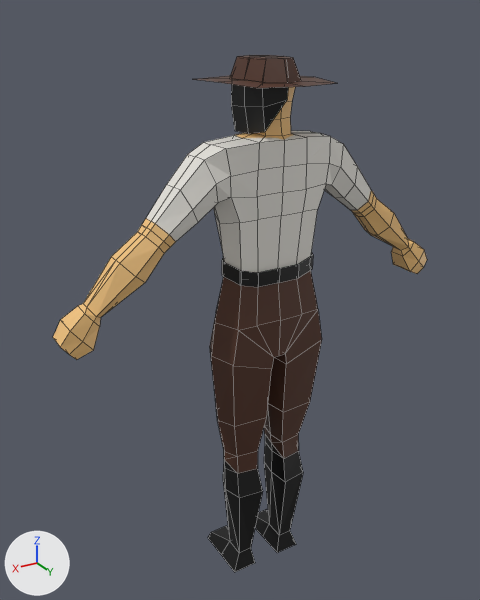
Renders of the Blender file meshes/enemies/bosses/mayor.blend from each side of a commit.
The view is the same before and after, from a camera (50 mm lens) standing at (1.019, 1.588, 1.784) and looking at (0.036, -0.05, 0.965). Arrows for +X, +Y and +Z are at lower left; the lights stay in place. Mesh edges are drawn as thin lines.

Objects in the first picture: 'Character', 'hat'.
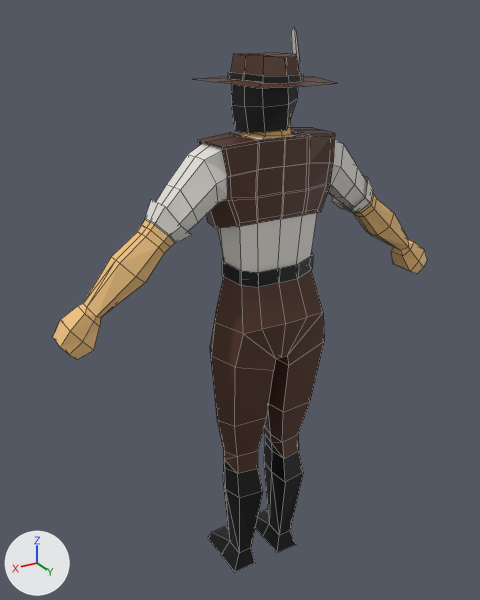
Changed parts and their boxes [x1, y1, x2, y2] in the pictures (480 x 600 px; the box of a moved part takes in the faces that stretch with it):
'Character', reshaped (7% shorter): before [53, 87, 427, 572]; after [53, 122, 427, 572]
'hat', reshaped (34% taller): before [194, 55, 335, 134]; after [194, 28, 335, 134]
part 1 of me_cube_002, added (brown): after [198, 128, 335, 228]
part 2 of me_cube_002, added: after [332, 176, 373, 212]
part 3 of me_cube_002, added: after [145, 200, 191, 243]
part 4 of me_cube_002, moved or reshaped: before [211, 270, 322, 427]; after [211, 269, 324, 427]
part 5 of me_cube_001, added (black): after [228, 72, 303, 83]
part 6 of me_cube_001, built on: before [230, 55, 301, 131]; after [231, 28, 300, 132]

Patch to the scene script:
```diff
--- a/meshes/enemies/bosses/mayor.blend.py
+++ b/meshes/enemies/bosses/mayor.blend.py
@@ me_cube_002 @@
 # used by ob_character; location = (0.0, 0.041, 1.256); scale = (0.571, 0.571, 0.571)
 # verts and faces of me_cube_002; kept vertices keep their numbers, new ones are numbered from 393
 # before: 2 (0.04, 0.14, -0.73) at pixel (273, 357), 4 (0.0, 0.14, -0.73) at pixel (279, 355), 8 (0.25, 0.13, -0.53) at pixel (238, 330), 11 (0.0, 0.15, -0.53) at pixel (280, 320), 14 (-0.04, 0.14, -0.73) at pixel (285, 353)
 # before: 16 (-0.25, 0.13, -0.53) at pixel (318, 309), 97 (-0.28, 0.14, -0.71) at pixel (321, 339), 98 (-0.05, 0.14, -0.8) at pixel (286, 364), 101 (0.28, 0.14, -0.71) at pixel (233, 365), 102 (0.05, 0.14, -0.8) at pixel (271, 368)
 # before: 247 (-0.14, 0.14, -0.53) at pixel (302, 314), 253 (0.14, 0.14, -0.53) at pixel (257, 325)
-me_cube_002.from_pydata(...)  # 393 vertices, 412 faces; spans x -1.12..1.12, y -0.29..0.15, z -2.2..0.73
+me_cube_002.from_pydata(...)  # 465 vertices, 452 faces; spans x -1.12..1.12, y -0.29..0.19, z -2.2..0.73
+# me_cube_002 part 1: a new loose piece of 40 vertices spanning x -0.34..0.34, y -0.22..0.14, z -0.06..0.4, in mat_material (picture img_mayor_palette_png)
+# me_cube_002 part 2: a new loose piece of 16 vertices spanning x -0.65..-0.48, y -0.12..0.11, z -0.07..0.13, in mat_material (picture img_mayor_palette_png)
+# me_cube_002 part 3: a new loose piece of 16 vertices spanning x 0.46..0.63, y -0.11..0.12, z -0.06..0.14, in mat_material (picture img_mayor_palette_png)
+# me_cube_002 part 4
+for i in [2, 4, 14, 97, 98, 101, 102]: verts[i] += (0.0, 0.02, 0.0)
+for i in [11, 247, 253]: verts[i] += (0.0, 0.04, 0.0)
+verts[8] = (0.25, 0.18, -0.53)  # moved, pixel (243, 333)
+verts[16] = (-0.25, 0.18, -0.53)  # moved, pixel (323, 312)
 me_cube_002.materials.append(mat_material)
@@ me_cube_001 @@
 # used by ob_hat; location = (0.0, 0.041, 1.256); scale = (0.571, 0.571, 0.571)
-me_cube_001.from_pydata(...)  # 43 vertices, 32 faces; spans x -0.265..0.265, y -0.368..0.281, z 0.402..0.744
+me_cube_001.from_pydata(...)  # 71 vertices, 46 faces; spans x -0.265..0.265, y -0.368..0.281, z 0.402..0.871
+# me_cube_001 part 5: a new loose piece of 16 vertices spanning x -0.133..0.133, y -0.218..0.159, z 0.644..0.677, in mat_material (picture img_mayor_palette_png)
+# me_cube_001 part 6
+# 1 vertex is removed from x -0.008, y 0.138, z 0.569
+# 2 faces are deleted
+# 5 vertices in x -0.027..0.089, y -0.16..0.1, z 0.738 move by (0.0, 0.0, 0.013)
+# 3 vertices in x 0.0, y -0.18..0.118, z 0.744 move by (0.0, 0.0, 0.006)
+# 7 vertices move from x -0.095..0.095, y -0.14..0.13, z 0.664..0.744 to x -0.114..0.114, y -0.14..0.13, z 0.664..0.757
+# 13 vertices are added at x -0.118..-0.009, y 0.025..0.143, z 0.434..0.871
+# 8 new faces join them
 me_cube_001.materials.append(mat_material)
```
